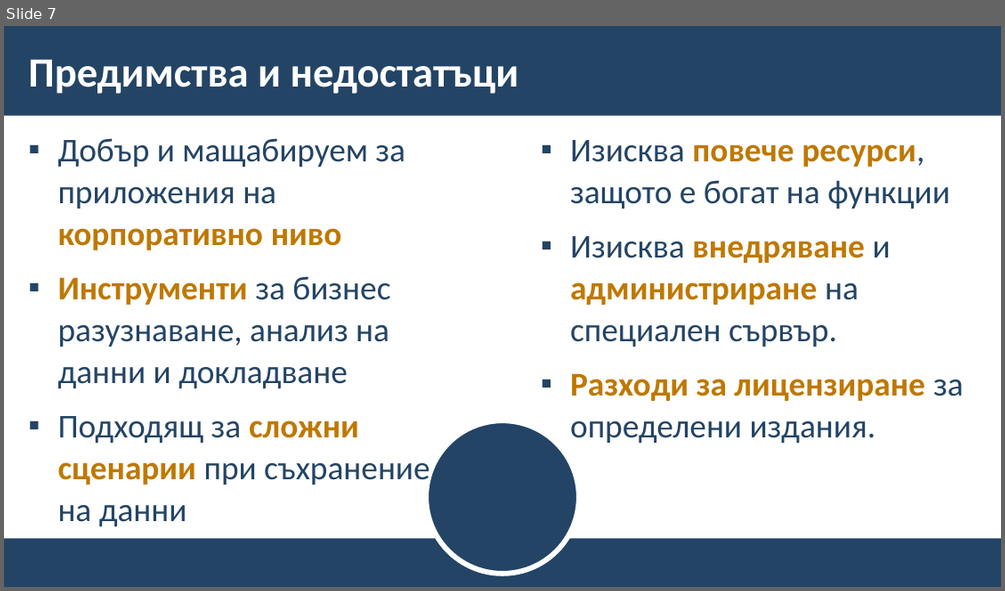
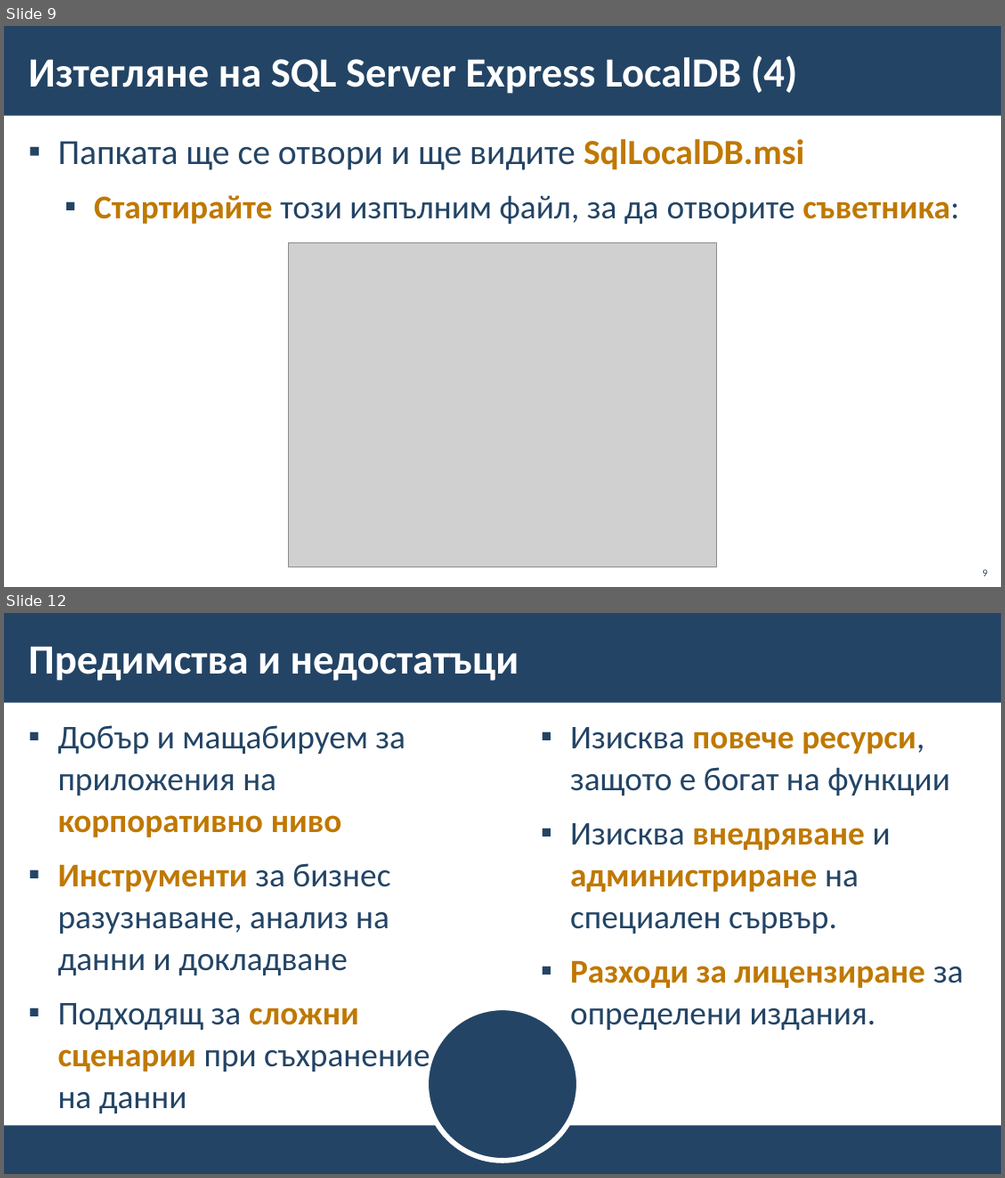
Before and after one commit to BG-IT-Edu/School-Programming, a slide deck: Courses/Software-Sciences/Module-3-Databases-New/03-Intro-to-MS-SQL-Server/03-Intro-to-MS-SQL-Server.pptx. Shown one above the other, each under a label of ours: slide 7 before the commit, slides 9 and 12 after it; the slides between them are not shown. The pictures are 1005x591 and 1005x1178 pixels, drawn with LibreOffice and Linux fonts; fonts in the diff are those of the drawing; grey boxes stand for pictures; background and template pictures are left out. Boxes give left, top, right and bottom in pixels: in the first picture for what was removed or moved away, otherwise in the second. Text is boxed around its words. In the diff, an @@ line names an element or a change of style, - is before the commit and + after.

Commit message:
Adding step-by-step installation of LocalDB

```diff
--- a/Courses/Software-Sciences/Module-3-Databases-New/03-Intro-to-MS-SQL-Server/03-Intro-to-MS-SQL-Server.pptx
+++ b/Courses/Software-Sciences/Module-3-Databases-New/03-Intro-to-MS-SQL-Server/03-Intro-to-MS-SQL-Server.pptx
@@ slide 9 added at [4, 26, 1001, 587], background #FFFFFF; not listed: 1 template element that a slide beside it also shows @@
@@ title added at [28, 55, 798, 94], 40 pt, text #FFFFFF, bold @@
+Изтегляне на SQL Server Express LocalDB (4)
@@ text added at [58, 139, 959, 224], 32 pt, text #234465 @@
+▪ Папката ще се отвори и ще видите SqlLocalDB.msi
+  ▪ Стартирайте този изпълним файл, за да отворите съветника:
@@ picture added at [289, 243, 717, 566] @@
@@ page number added at [982, 569, 987, 576], 10 pt, text #234465 @@
+9
@@ what was slide 7 is now slide 12 @@
```
Also in this commit, not shown: 5 other slides added, 1 slide removed.
